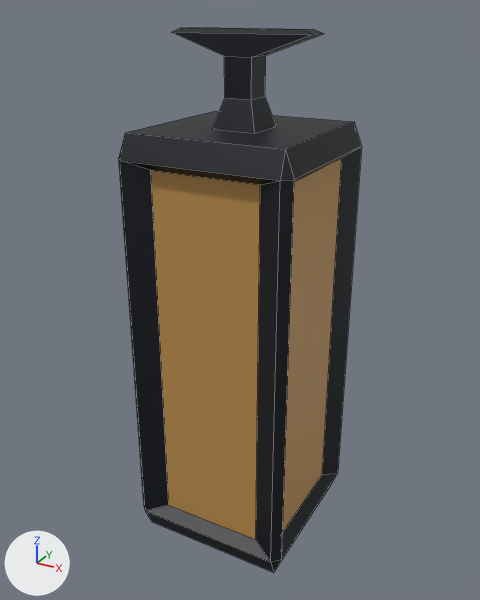
One commit to the Blender file Assets/blender/lantern.blend: the scene before it, then after it.
Both versions are drawn from a 50 mm lens placed at (0.656, -1.214, 1.193), pointed at (-0.01, -0.003, 0.587). The lights are fixed; the arrows at lower left show +X, +Y and +Z. Mesh edges are drawn as thin lines.
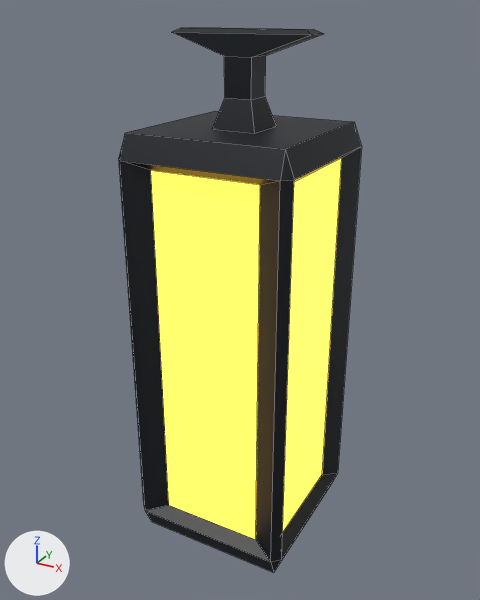
What differs and where, as boxes (x1, y1, x2, y2) in the pictures (480 x 600 px):
'Cube', recoloured, surface changed
    both: (127, 155, 345, 543)

The edits, one by one:
In material 'lantern light' (mat_lantern_light), emission_strength is now set to 2.25.
In material 'lantern light' (mat_lantern_light), emission_color is now set to (1.0, 0.593, 0.0491), yellow #ffca3f.
